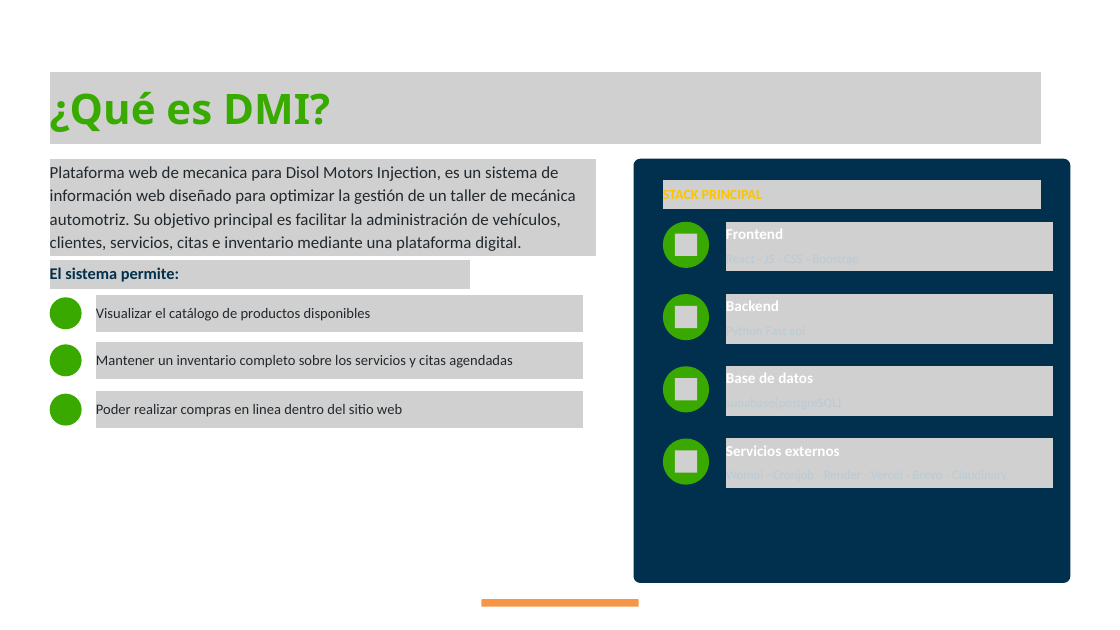
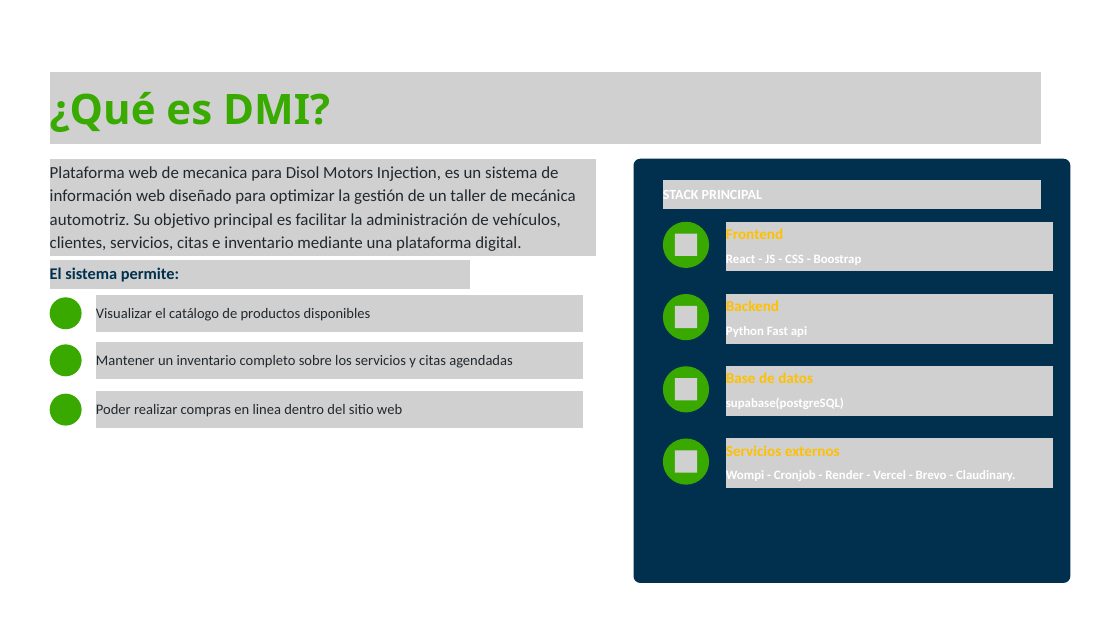
Before and after one commit to JoZeP-zip/DMI_sistema_de_informacion, a slide deck: slide 2 of Documentacion/Presentacion-DMI .pptx. Drawn at 1120x630 pixels with LibreOffice and Linux fonts; fonts in the diff are those of the drawing; grey boxes stand for pictures; background and template pictures are left out. Boxes give left, top, right and bottom in pixels: in the first picture for what was removed or moved away, otherwise in the second. Text is boxed around its words. In the diff, an @@ line names an element or a change of style, - is before the commit and + after.

```diff
--- a/Documentacion/Presentacion-DMI .pptx
+++ b/Documentacion/Presentacion-DMI .pptx
@@ text "STACK PRINCIPAL" at (663,190,762,199): text colour #FDC300 to #FFFFFF @@
@@ text colour #FFFFFF to #FFC000 in 4 elements at (726,228,783,239), (726,300,779,311), (726,372,813,383), (726,445,840,456) @@
@@ text colour #B9CBD6 to #FFFFFF, bold on in 4 elements at (726,255,862,263), (726,326,807,337), (726,398,844,409), (726,470,1016,481) @@
@@ round same rect removed at (480,598,639,608) @@
```
Also in this commit, not shown: 5 other slides changed, 7 slides removed, 3 other files.
